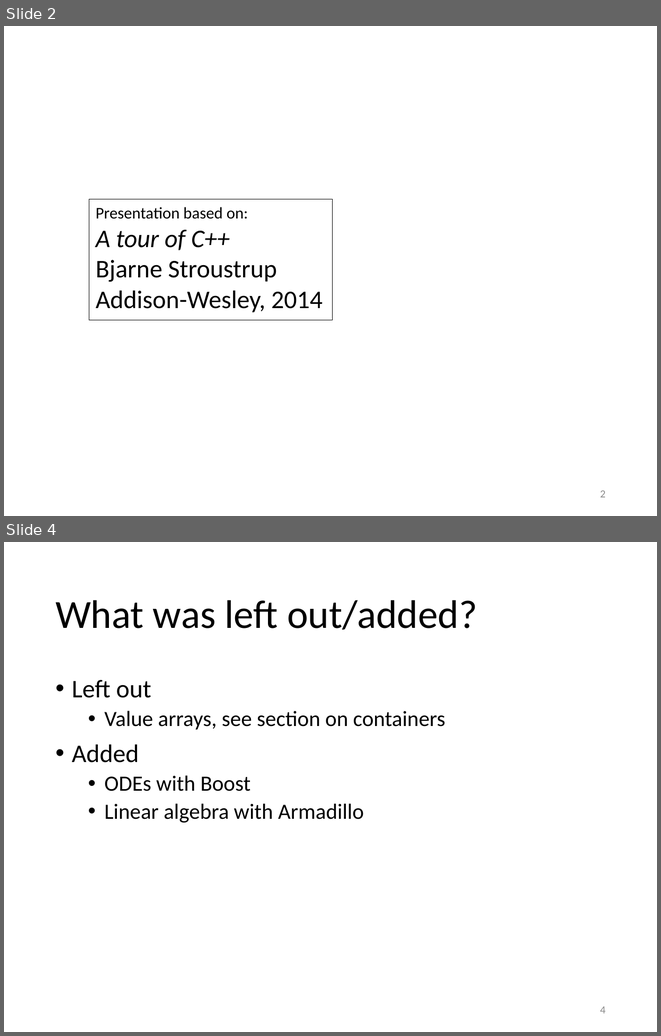
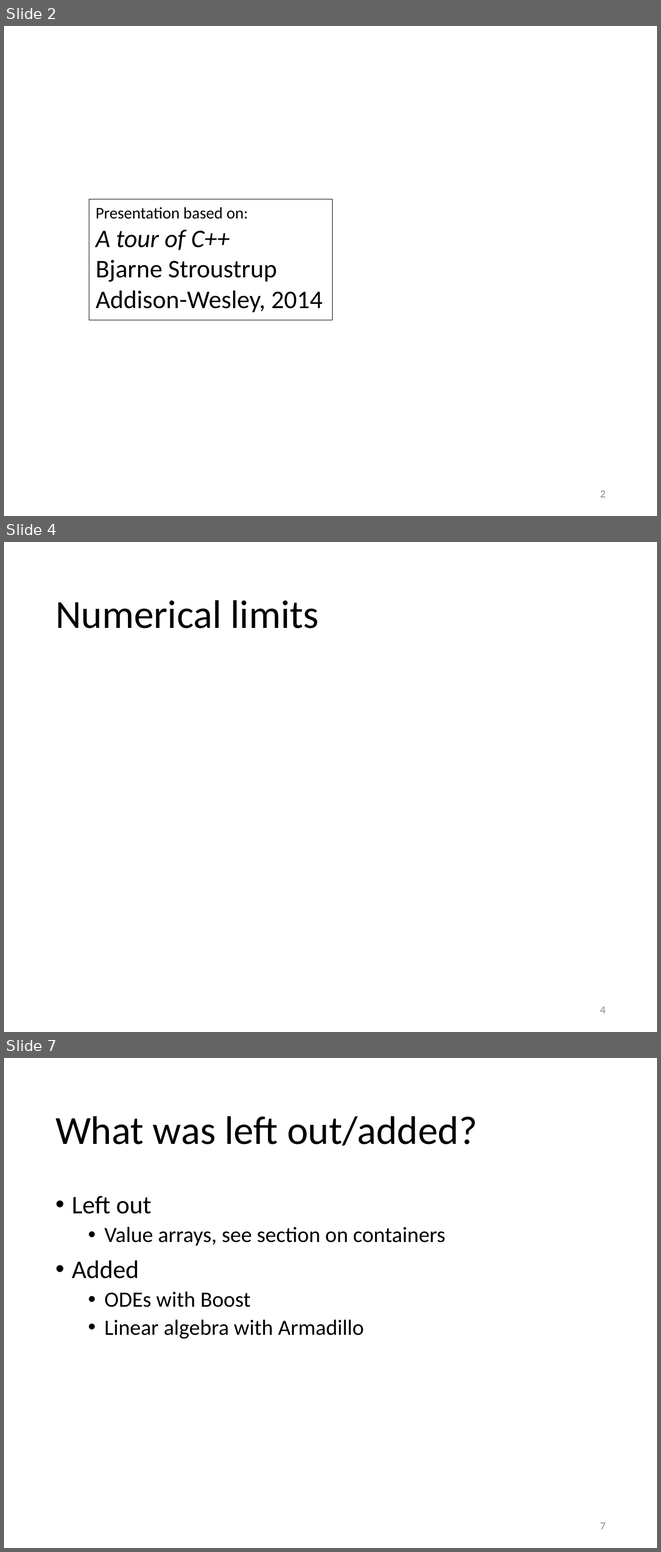
Before and after one commit to gjbex/training-material, a slide deck: CPlusPlus/12_essential_cpp_numerics.pptx. Shown one above the other, each under a label of ours: slides 2 and 4 before the commit, slides 2, 4 and 7 after it; the slides between them are not shown. The pictures are 661x1036 and 661x1552 pixels, drawn with LibreOffice and Linux fonts; fonts in the diff are those of the drawing. Boxes give left, top, right and bottom in pixels: in the first picture for what was removed or moved away, otherwise in the second. Text is boxed around its words. In the diff, an @@ line names an element or a change of style, - is before the commit and + after.

```diff
--- a/CPlusPlus/12_essential_cpp_numerics.pptx
+++ b/CPlusPlus/12_essential_cpp_numerics.pptx
@@ slide 4 added at bbox=[4, 542, 657, 1032], background #FFFFFF @@
@@ title added at bbox=[55, 600, 319, 628], 44 pt, text #000000 @@
+Numerical limits
@@ page number added at bbox=[600, 1006, 606, 1013], 12 pt, text #8C8C8C @@
+4
@@ what was slide 4 is now slide 7 @@
@@ page number at bbox=[600, 1522, 606, 1529]: text changed @@
-4
+7
```
Also in this commit, not shown: 1 slide changed, 2 other slides added.
